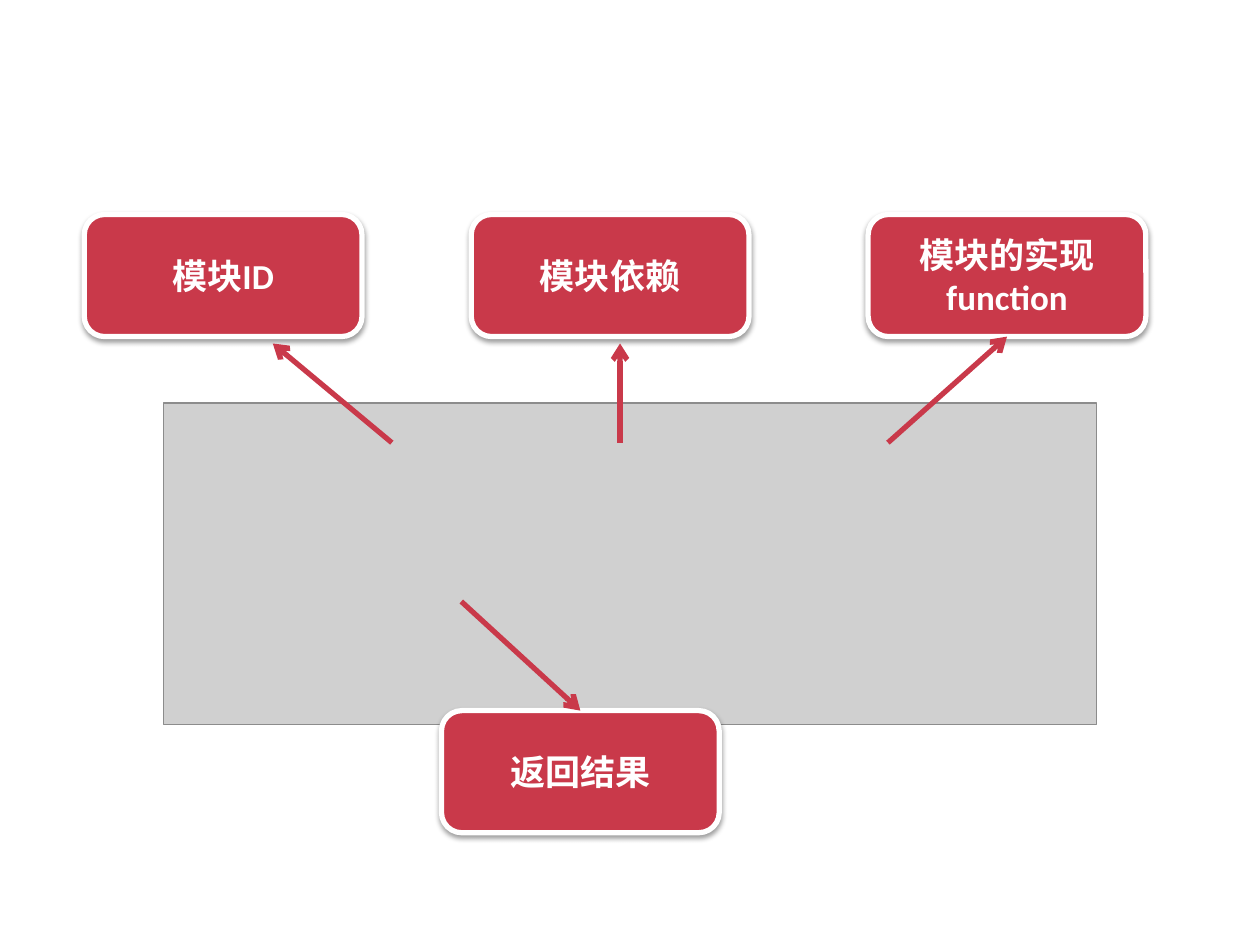
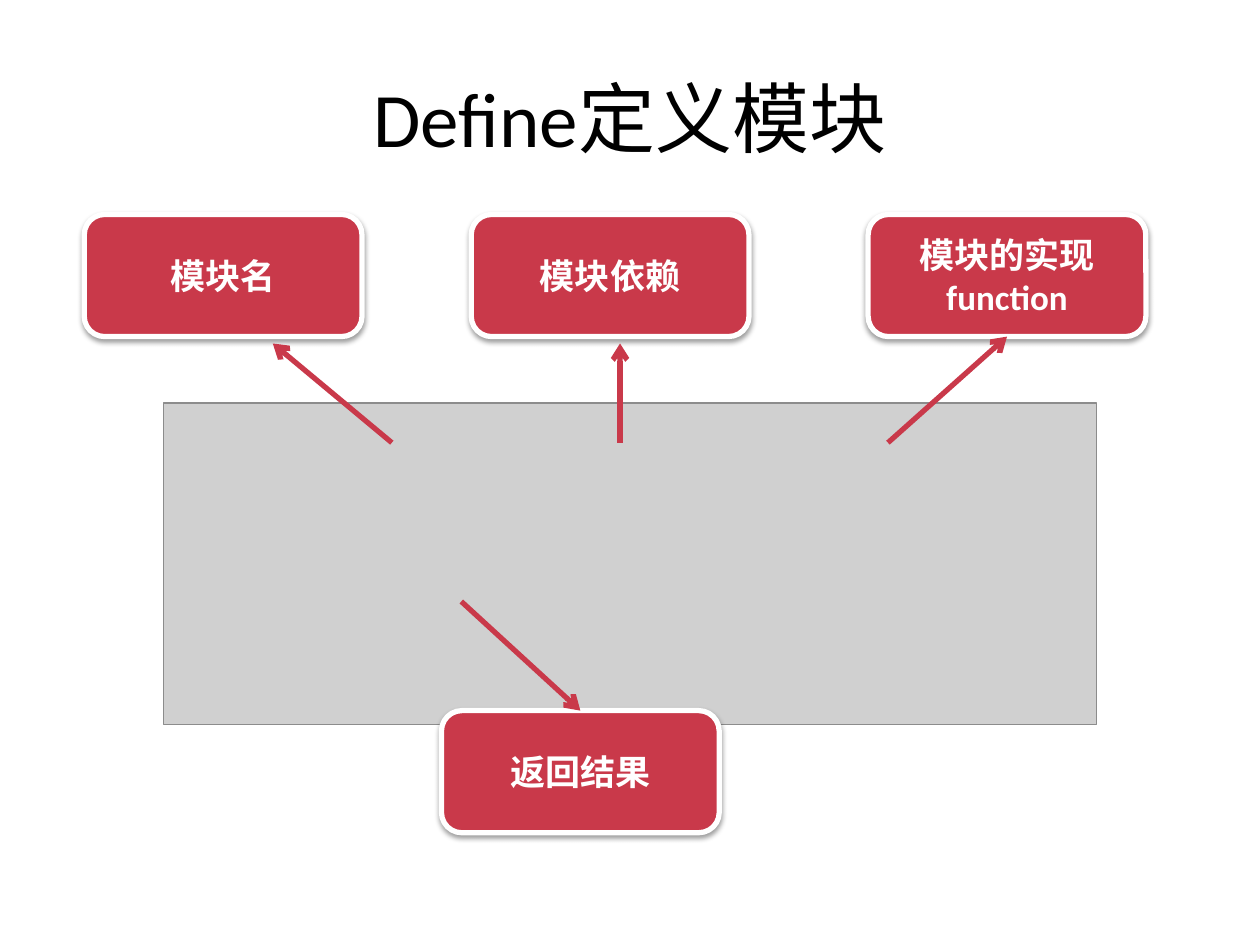
Before and after one commit to silvajs/lecturer, a slide deck: slide 15 of requirejs/doc/requirejs.pptx (slide 11 before the commit). Drawn at 1260x945 pixels with LibreOffice and Linux fonts; fonts in the diff are those of the drawing; grey boxes stand for pictures. Boxes give left, top, right and bottom in pixels: in the first picture for what was removed or moved away, otherwise in the second. Text is boxed around its words. In the diff, an @@ line names an element or a change of style, - is before the commit and + after.

```diff
--- a/requirejs/doc/requirejs.pptx
+++ b/requirejs/doc/requirejs.pptx
@@ title added at (x1=373, y1=83, x2=886, y2=153), 44 pt, text #000000 @@
+Define定义模块
@@ text in rounded rectangle at (x1=170, y1=259, x2=275, y2=292): text changed @@
-模块ID
+模块名
```
Also in this commit, not shown: 3 other slides changed, 2 slides added, 9 other files.
